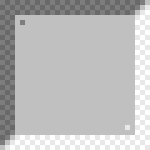
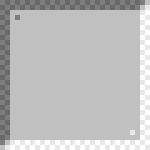
Layered file, before and after one edit (w=150, h=150). Changes by layer:
painted on "new-flat REV" over (10, 10, 140, 140)
